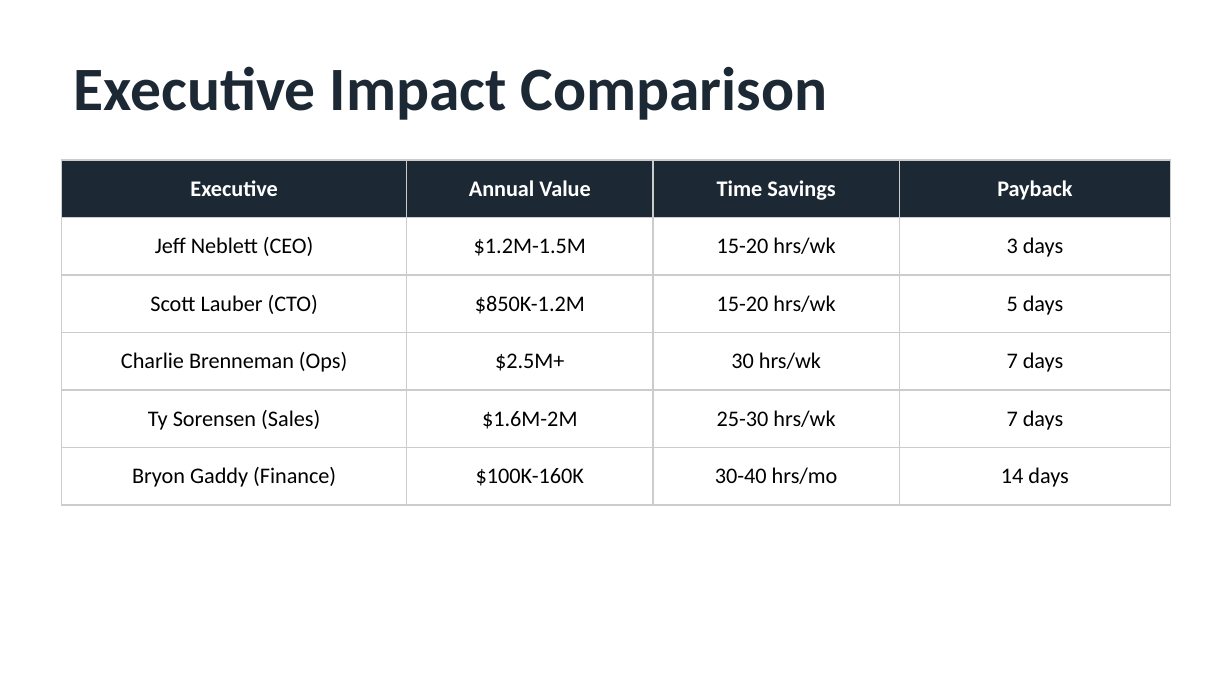
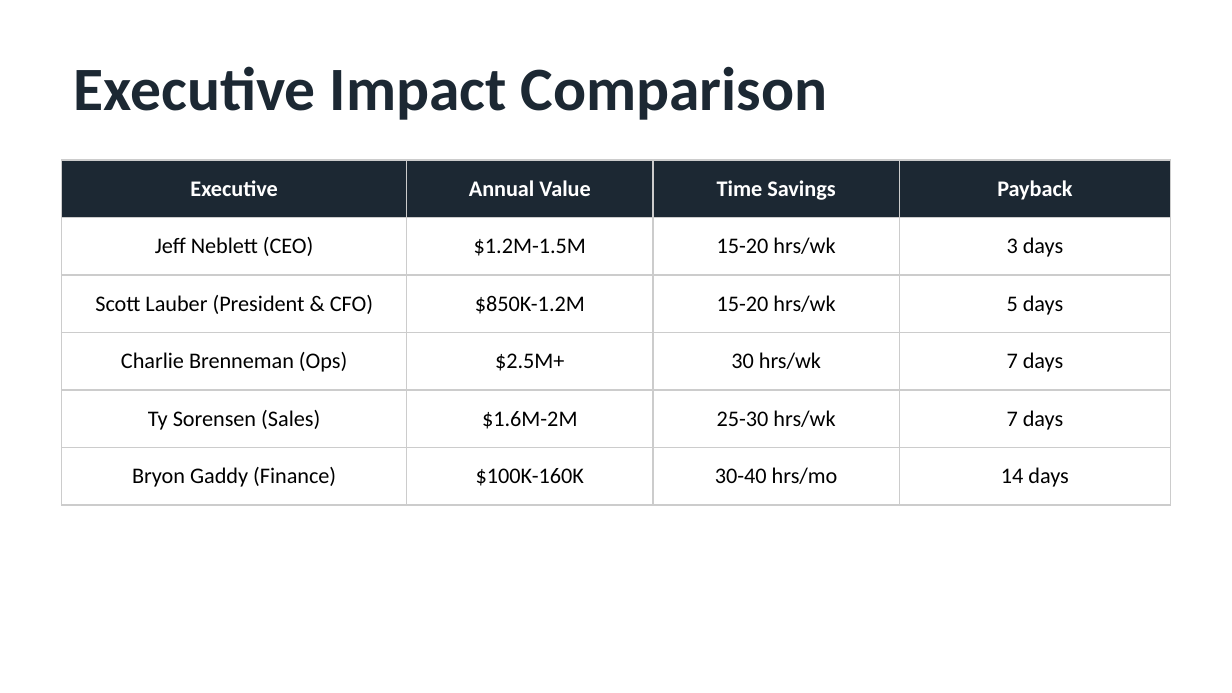
Before and after one commit to UsernameTron/ISPN-Claude-POC, a slide deck: slide 9 of ISPN-Claude-POC-Board-Presentation.pptx. Drawn at 1232x693 pixels with LibreOffice and Linux fonts; fonts in the diff are those of the drawing. Boxes give left, top, right and bottom in pixels: in the first picture for what was removed or moved away, otherwise in the second. Text is boxed around its words. In the diff, an @@ line names an element or a change of style, - is before the commit and + after.

```diff
--- a/ISPN-Claude-POC-Board-Presentation.pptx
+++ b/ISPN-Claude-POC-Board-Presentation.pptx
@@ table at bbox=[62, 160, 1170, 505] @@
-row 3, column 1: Scott Lauber (CTO)
+row 3, column 1: Scott Lauber (President & CFO)
```
Also in this commit, not shown: 1 other slide changed, 17 other files.
